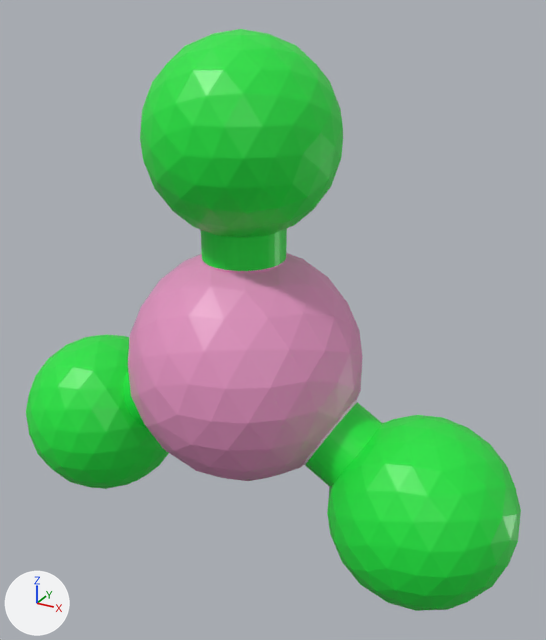
What one commit did to the glTF model assets/molecule/BF3/BF3.gltf.
One viewpoint serves both versions: a 50 mm lens placed at (0.296, -0.384, 0.48), pointed at (0.08, 0.009, 0.283). Lighting does not change. The marker at lower left points along +X, +Y and +Z. Where no turn or scale is listed for an object, it has been applied to the vertices.

In view in the first picture: 'Shape_IndexedFaceSet.010', 'Shape_IndexedFaceSet.011', 'Shape_IndexedFaceSet.012', 'Shape_IndexedFaceSet.013', 'Shape_IndexedFaceSet.014', 'Shape_IndexedFaceSet.016', 'Shape_IndexedFaceSet.019', 'Shape_IndexedFaceSet.022'.
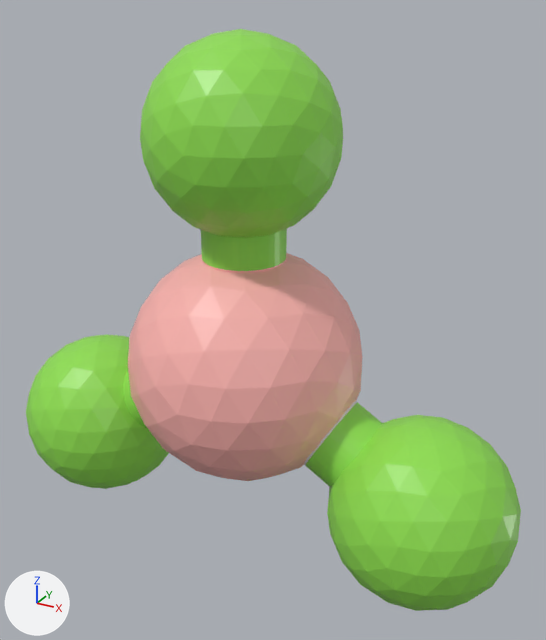
The newer file is also rescaled (x0.832), turned or shifted as a whole; pictures and numbers use the older file's frame.

Location of each change, (x1, y1, x2, y2) in pixels of the pictures (546 x 640 px):
'Shape_IndexedFaceSet.010', recoloured
    both: (128, 253, 362, 481)
'Shape_IndexedFaceSet.013', recoloured
    both: (140, 29, 343, 238)
'Shape_IndexedFaceSet.011', recoloured
    both: (327, 415, 521, 611)
'Shape_IndexedFaceSet.012', recoloured
    both: (26, 334, 169, 489)
'Shape_IndexedFaceSet.016', recoloured
    both: (201, 228, 287, 271)
'Shape_IndexedFaceSet.022', recoloured
    both: (305, 402, 383, 487)
'Shape_IndexedFaceSet.019', recoloured
    both: (123, 371, 148, 429)
'Shape_IndexedFaceSet.014', recoloured
    both: (202, 260, 286, 273)

What changed in the scene script:
```text
Change mat_material_006:
    mat_material_006.base_color: (0.8, 0.301, 0.552) -> (1.0, 0.462, 0.434)  # pink #e795c4 -> pink #ffb5b0
Change mat_material_007:
    mat_material_007.base_color: (0.0115, 0.8, 0.0515) -> (0.279, 0.745, 0.0802)  # green #1ce740 -> green #90e050
```
